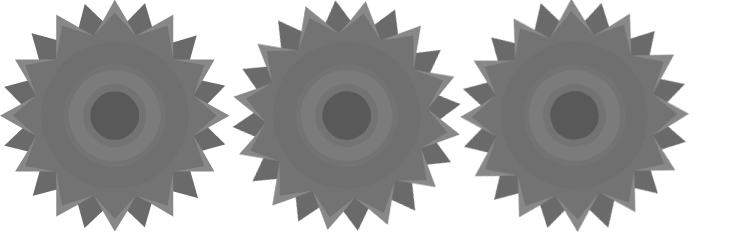
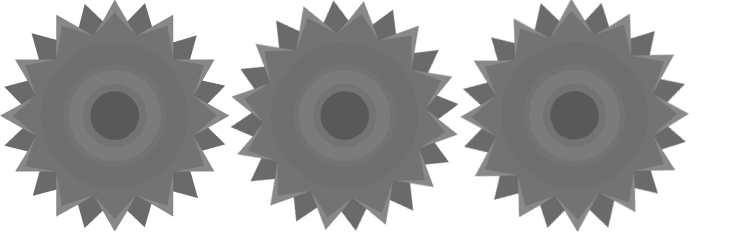
Two versions of the same layered image (750px x 250px). Layer-by-layer changes:
painted on "Layer" over [230, 0, 460, 230]
